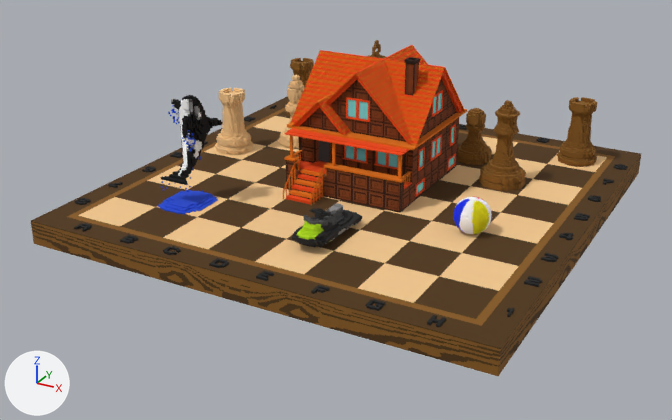
The FBX model Assets/Houses/H6.fbx: old version first, new version second.
Both versions are drawn from a camera (50 mm lens) standing at (43.8, -90.7, 41.6) and looking at (-1.0, -9.3, 0.9). The lights are fixed; the arrows at lower left show +X, +Y and +Z. Where no turn or scale is listed for an object, it has been applied to the vertices. Vertices at the same position are counted once.

Before the edit, the objects in view are built like this:
```python
ob_vehicul_moto_org_001 = bpy.data.objects.new('Vehicul moto org.001', me_vehicul_moto_org_001)
ob_vehicul_moto_org_001.location = (3.1, -18.8, 4.27)
```
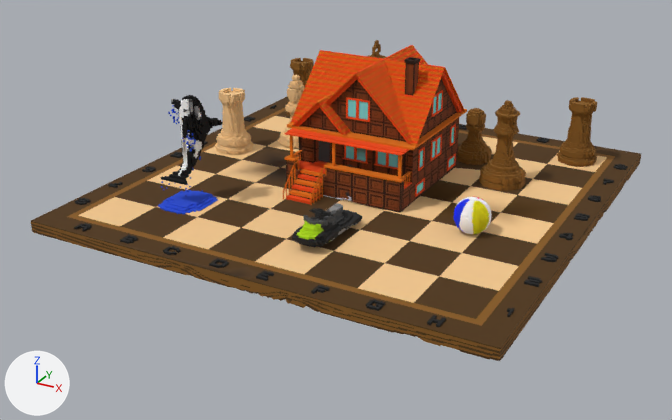
Location of each change, (x1, y1, x2, y2) in pixels of the pictures (672 x 420 px):
'Vehicul moto org.001', surface changed, reshaped (beige to brown)
    before: (31, 40, 641, 376)
    after: (31, 40, 641, 361)
part 1 of me_vehicul_moto_org_001, cut back
    before: (32, 58, 640, 376)
    after: (229, 58, 494, 218)

Diff of the bpy script that builds the scene:
```diff
--- a/Assets/Houses/H6.fbx.py
+++ b/Assets/Houses/H6.fbx.py
@@ mat_palette_061 @@
 mat_palette_061 = principled_material('palette.061')
-mat_palette_061.texture = img_abajo_obra_monalisa_4_f279b990b94a1ab95b775e35b87e8b96_png  # with its transparency
+mat_palette_061.texture = img_platzee6__1_png  # with its transparency
 mat_palette_061.roughness = 1.0
@@ mat_palette_069 @@
 mat_palette_069 = principled_material('palette.069')
-mat_palette_069.texture = img_platzee6__7_png  # with its transparency
+mat_palette_069.texture = img_platzee6__9_png  # with its transparency
 mat_palette_069.roughness = 1.0
@@ mat_palette_070 @@
 mat_palette_070 = principled_material('palette.070')
-mat_palette_070.texture = img_platzee6__8_png  # with its transparency
+mat_palette_070.texture = img_platzee6__10_png  # with its transparency
 mat_palette_070.roughness = 1.0
@@ mat_palette_071 @@
 mat_palette_071 = principled_material('palette.071')
-mat_palette_071.texture = img_platzee6__9_png  # with its transparency
+mat_palette_071.texture = img_platzee6__11_png  # with its transparency
 mat_palette_071.roughness = 1.0
@@ mat_palette_072 @@
 mat_palette_072 = principled_material('palette.072')
-mat_palette_072.texture = img_platzee6__10_png  # with its transparency
+mat_palette_072.texture = img_platzee6__12_chesspcs_png  # with its transparency
 mat_palette_072.roughness = 1.0
@@ mat_palette_073 @@
 mat_palette_073 = principled_material('palette.073')
-mat_palette_073.texture = img_platzee6__11_png  # with its transparency
+mat_palette_073.texture = img_platzee6__13_png  # with its transparency
 mat_palette_073.roughness = 1.0
@@ mat_palette_074 @@
 mat_palette_074 = principled_material('palette.074')
-mat_palette_074.texture = img_platzee6__12_chesspcs_png  # with its transparency
+mat_palette_074.texture = img_platzee6__14_png  # with its transparency
 mat_palette_074.roughness = 1.0
@@ mat_palette_075 @@
 mat_palette_075 = principled_material('palette.075')
-mat_palette_075.texture = img_platzee6__13_png  # with its transparency
+mat_palette_075.texture = img_platzee6__15_png  # with its transparency
 mat_palette_075.roughness = 1.0
@@ mat_palette_076 @@
 mat_palette_076 = principled_material('palette.076')
-mat_palette_076.texture = img_platzee6__14_png  # with its transparency
+mat_palette_076.texture = img_platzee6__16_png  # with its transparency
 mat_palette_076.roughness = 1.0
@@ me_vehicul_moto_org_001 @@
-me_vehicul_moto_org_001.from_pydata(...)  # 74030 vertices, 148613 faces; spans x -28.1..21.9, y -11.3..38.8, z -5.0..12.7
+me_vehicul_moto_org_001.from_pydata(...)  # 69818 vertices, 99390 faces; spans x -28.1..21.9, y -11.3..38.8, z -3.0..12.7
+# me_vehicul_moto_org_001 part 1: 474 vertices moved within x -28.1..-15.5, y 16.8..35.0, z -2.5..6.7; 3576 vertices removed from x -28.1..21.9, y -11.3..38.8, z -4.3..1.0; 6 vertices added at x -8.4..2.2, y 8.8..22.9, z -1.8..-1.7
 me_vehicul_moto_org_001.materials.append(mat_palette_062)
-me_vehicul_moto_org_001.materials.append(mat_palette_057)  # picture img_abajo_obra_monalisa_0_png
-me_vehicul_moto_org_001.materials.append(mat_palette_058)  # picture img_abajo_obra_monalisa_1_png
-me_vehicul_moto_org_001.materials.append(mat_palette_059)  # picture img_abajo_obra_monalisa_2_png
 me_vehicul_moto_org_001.materials.append(mat_palette_060)
@@ me_vehicul_moto_org_001 @@
 me_vehicul_moto_org_001.materials.append(mat_palette_076)
-me_vehicul_moto_org_001.materials.append(mat_palette_077)  # picture img_platzee6__15_png
-me_vehicul_moto_org_001.materials.append(mat_palette_078)  # picture img_platzee6__16_png
```
